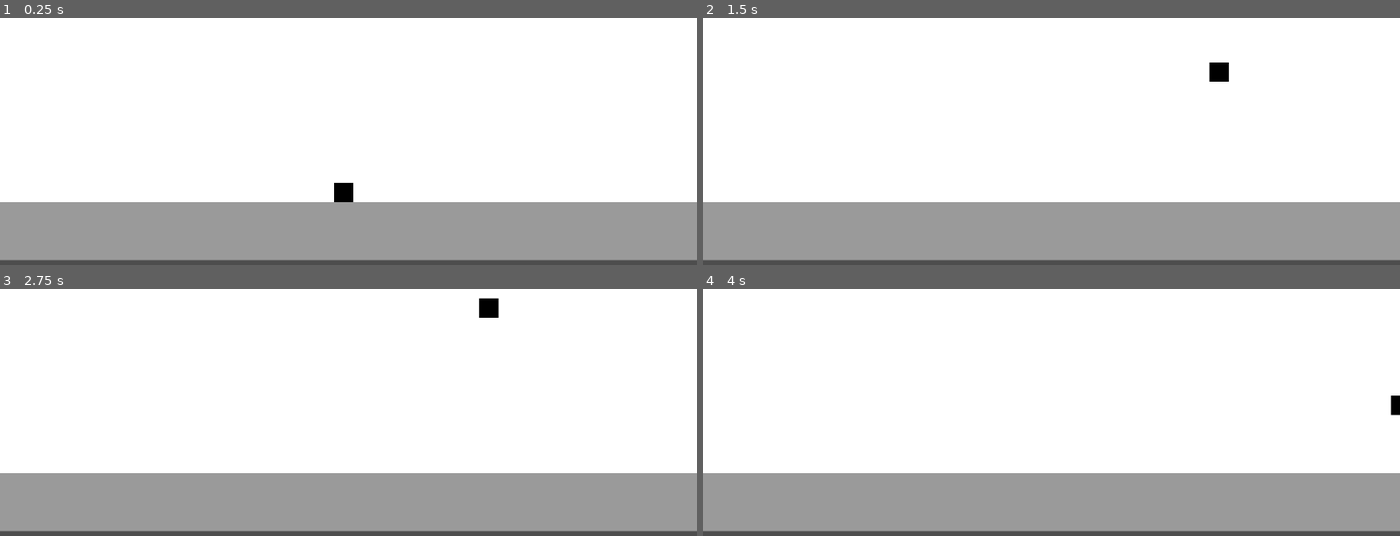
Above: before the commit, frames 1-4 (two rows, left to right).
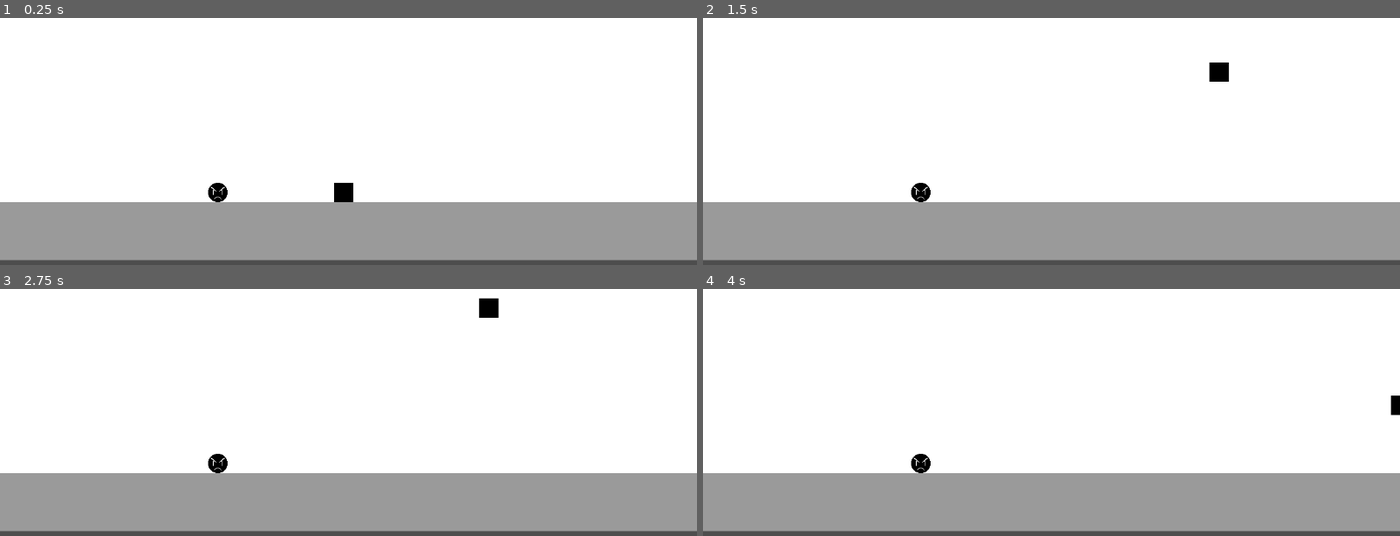
Above: after the commit, the same moments.

Repository: George-Washingtons-Children/NASA
Game: Godot game, scene res://Scenes/test_scene.tscn
The game is run twice, just before and just after one commit, with the same random seed, the same clock (stepped at 60 frames per second) and the same inputs.
Inputs (mouse positions are in pixels of both pictures, inside the frame that each line leads up to):
- Up to frame 1 (0.25 s): no input
- Up to frame 2 (1.5 s): tap Enter (ui_accept) at 0.5, 0.77 s; move the mouse to (1204, 50) at 0.52 s; hold Right (ui_right) from 0.53 s (still down); click (1204, 50) at 0.67 s; move the mouse to (912, 89) at 1.27 s; click (912, 89) at 1.42 s
- Up to frame 3 (2.75 s): tap Enter (ui_accept) at 1.52 s; move the mouse to (outside the picture) at 2.02 s; release Right (ui_right) at 2.03 s; hold Left (ui_left) from 2.03 s (still down); click (outside the picture) at 2.17 s
- Up to frame 4 (4 s): move the mouse to (1016, 417) at 2.77 s; release Left (ui_left) at 2.78 s; hold Right (ui_right) from 2.78 s (still down); click (1016, 417) at 2.92 s; tap Enter (ui_accept) at 3.02, 3.77 s; move the mouse to (1260, 397) at 3.52 s; click (1260, 397) at 3.67 s

The runs differ from the first frame. In frame 1, 0.2% of the frame differs, in the area x 29-33%, y 66-75%; in frame 2, 0.2%; in frame 3, 0.2%; in frame 4, 0.2%.

Commit message:
Checking collisions
Print collide if the collider is in the group "enemy"

Diff:
--- a/Prefabs/Levels/level_design.gd
+++ b/Prefabs/Levels/level_design.gd
@@ -16,4 +16,4 @@
 			print(get_cell_source_id(0, tilepos))
 			if (get_cell_source_id(0, tilepos) == 2):
 				print(get_cell_atlas_coords(0, tilepos))
-				set_cell(0, tilepos, 1, Vector2i(1,1), 0)
+				set_cell(0, tilepos, 1, Vector2i(1,1))
--- /dev/null
+++ b/Prefabs/obstacle.tscn
@@ -0,0 +1,14 @@
+[gd_scene load_steps=3 format=3 uid="uid://0q525ldtw4m7"]
+
+[ext_resource type="Texture2D" uid="uid://ckd1xx8bvfyck" path="res://Sprites/temp obstacle.png" id="1_ay573"]
+
+[sub_resource type="RectangleShape2D" id="RectangleShape2D_1h68j"]
+size = Vector2(32, 32)
+
+[node name="obstacle" type="RigidBody2D" groups=["enemy"]]
+
+[node name="Sprite2D" type="Sprite2D" parent="."]
+texture = ExtResource("1_ay573")
+
+[node name="CollisionShape2D" type="CollisionShape2D" parent="."]
+shape = SubResource("RectangleShape2D_1h68j")
--- a/Scenes/test_scene.tscn
+++ b/Scenes/test_scene.tscn
@@ -1,7 +1,8 @@
-[gd_scene load_steps=3 format=3 uid="uid://dr84if3wlfcgq"]
+[gd_scene load_steps=4 format=3 uid="uid://dr84if3wlfcgq"]
 
 [ext_resource type="PackedScene" uid="uid://cmu8u2xsw2o55" path="res://Prefabs/Levels/level_design.tscn" id="1_3wgmd"]
 [ext_resource type="PackedScene" uid="uid://jbrvvua7jm0x" path="res://Prefabs/player.tscn" id="1_j3wgp"]
+[ext_resource type="PackedScene" uid="uid://0q525ldtw4m7" path="res://Prefabs/obstacle.tscn" id="3_vyxuk"]
 
 [node name="Test Scene" type="Node2D"]
 
@@ -9,3 +10,6 @@
 
 [node name="Player" parent="." instance=ExtResource("1_j3wgp")]
 position = Vector2(568, 528)
+
+[node name="obstacle" parent="." instance=ExtResource("3_vyxuk")]
+position = Vector2(360, 528)
--- a/Scenes/test_scene2.tscn
+++ b/Scenes/test_scene2.tscn
@@ -1,7 +1,8 @@
-[gd_scene load_steps=3 format=3 uid="uid://blb281o2arvhi"]
+[gd_scene load_steps=4 format=3 uid="uid://blb281o2arvhi"]
 
 [ext_resource type="PackedScene" uid="uid://cmu8u2xsw2o55" path="res://Prefabs/Levels/level_design.tscn" id="1_j8tlr"]
 [ext_resource type="PackedScene" uid="uid://jbrvvua7jm0x" path="res://Prefabs/player.tscn" id="2_0raw3"]
+[ext_resource type="PackedScene" uid="uid://0q525ldtw4m7" path="res://Prefabs/obstacle.tscn" id="3_ryn5v"]
 
 [node name="Test Scene 2" type="Node2D"]
 
@@ -10,3 +11,6 @@
 
 [node name="Player" parent="." instance=ExtResource("2_0raw3")]
 position = Vector2(320, 560)
+
+[node name="obstacle" parent="." instance=ExtResource("3_ryn5v")]
+position = Vector2(456, 520)
--- a/Scripts/Player.gd
+++ b/Scripts/Player.gd
@@ -1,5 +1,6 @@
 extends CharacterBody2D
 
+var health = 5
 
 @export var SPEED = 300.0
 @export var JUMP_VELOCITY = -400.0
@@ -28,3 +29,12 @@
 		velocity.x = move_toward(velocity.x, 0, SPEED)
 
 	move_and_slide()
+
+	print(get_slide_collision_count())
+
+	for i in get_slide_collision_count():
+		var collision = get_slide_collision(i)
+		if collision.get_collider().is_in_group("enemy"):
+			print("collided")
+			velocity.x = direction * SPEED * -1;
+			print(velocity.x)
Binary file added: Sprites/temp obstacle.png
Not shown, added: Sprites/temp obstacle.png.import
